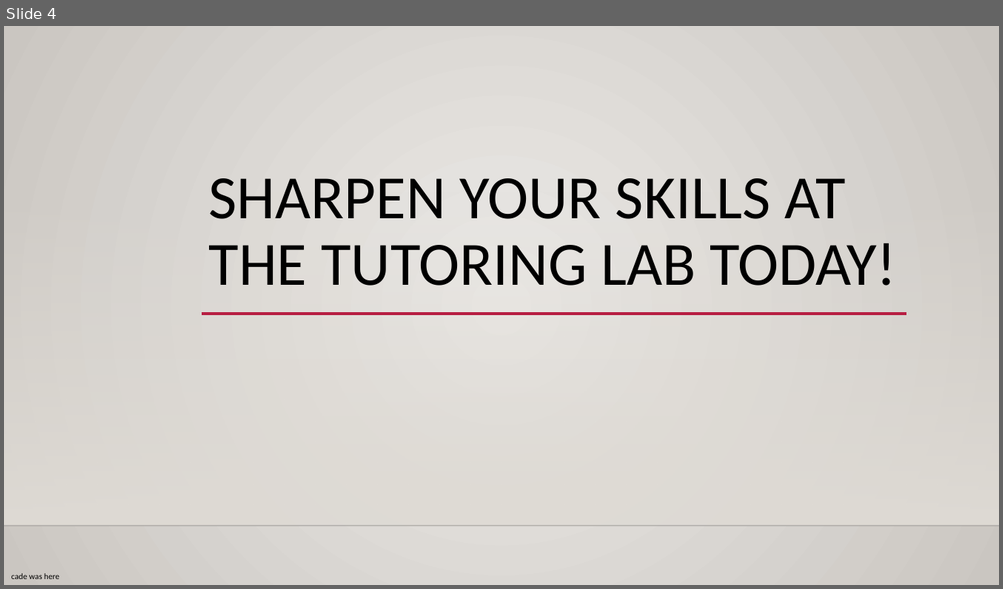
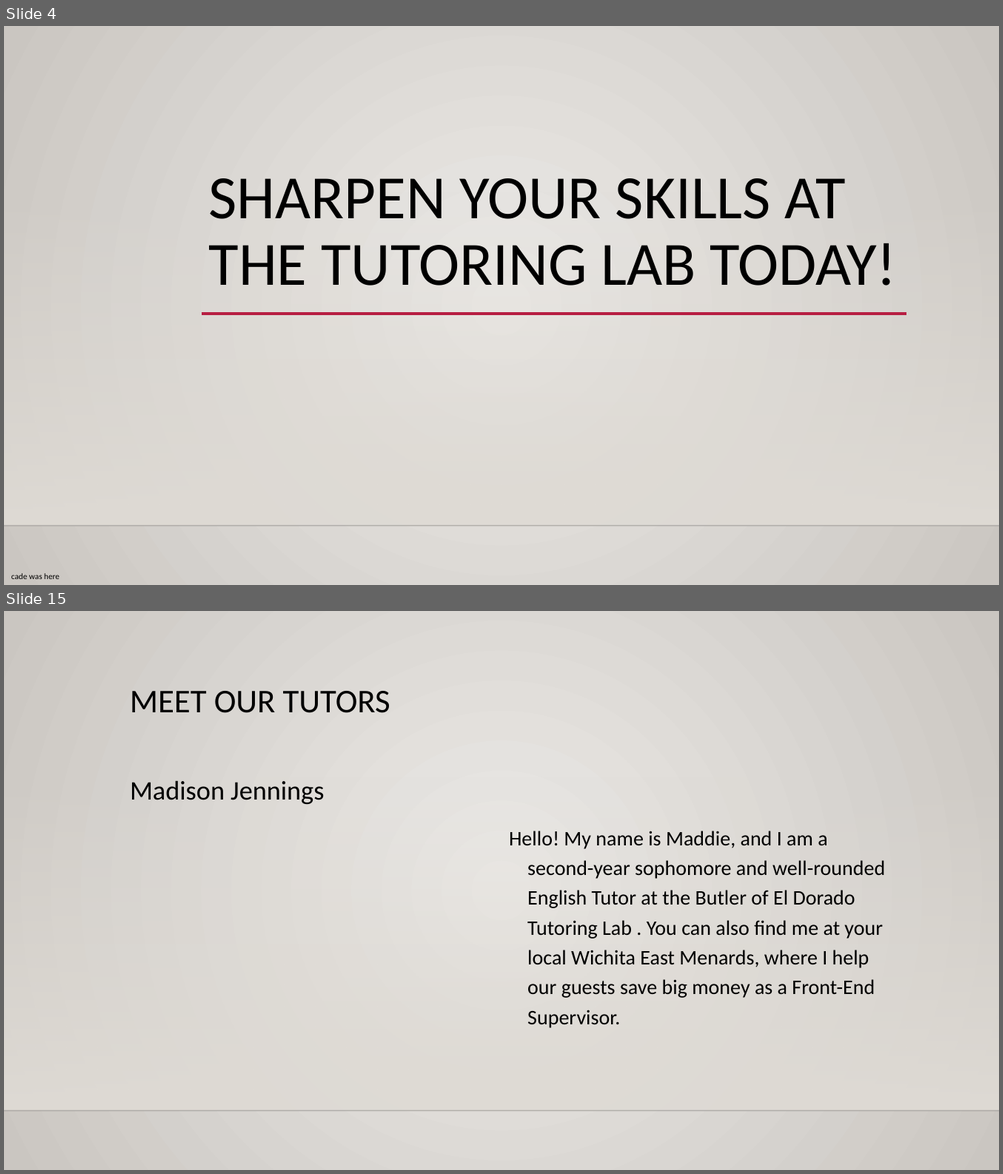
Before and after one commit to machinesmith42/Tutor-testing-4.3, a slide deck: ImageSlideshow/powerpoint.pptx. Shown one above the other, each under a label of ours: slide 4 before the commit, slides 4 and 15 after it; the slides between them are not shown. The pictures are 1003x589 and 1003x1174 pixels, drawn with LibreOffice and Linux fonts; fonts in the diff are those of the drawing; background and template pictures are left out. Boxes give left, top, right and bottom in pixels: in the first picture for what was removed or moved away, otherwise in the second. Text is boxed around its words. In the diff, an @@ line names an element or a change of style, - is before the commit and + after.

```diff
--- a/ImageSlideshow/powerpoint.pptx
+++ b/ImageSlideshow/powerpoint.pptx
@@ slide 15 added at bbox=[4, 611, 999, 1170], background gradient #ECEAE7 to #CAC7C1; not listed: 2 template elements that a slide beside it also shows @@
@@ text added at bbox=[130, 691, 390, 713], 32 pt, text #000000 @@
+MEET OUR TUTORS
@@ text added at bbox=[130, 780, 324, 805], 25.9 pt, text #000000 @@
+Madison Jennings
@@ text added at bbox=[509, 831, 885, 1028], 20 pt, text #000000 @@
+Hello! My name is Maddie, and I am a second-year sophomore and well-rounded English Tutor at the Butler of El Dorado Tutoring Lab . You can also find me at your local Wichita East Menards, where I help our guests save big money as a Front-End Supervisor.
```
Also in this commit, not shown: 4 slides changed, 25 other slides added, 15 slides removed, 9 other files.
